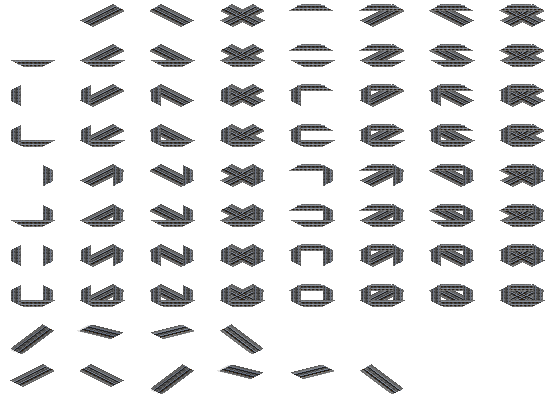
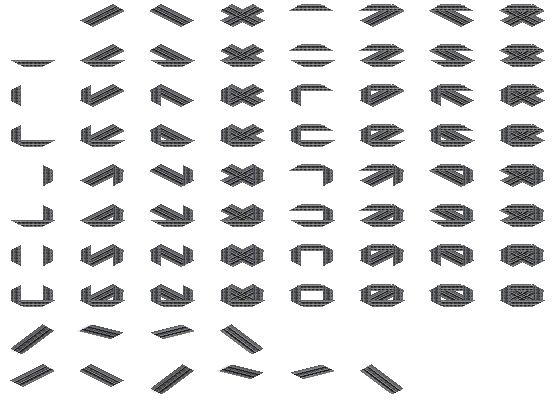
Comparing the layer stacks of the two (559, 400) images. Changes:
painted on "b_parts_1435_jp_slab_blst_row copy" (1st of 4, in "Rows") over [116, 286, 397, 287]
painted on "b_parts_1435_jp_slab_blst_row" (1st of 4, in "Rows") over [116, 246, 397, 247]
painted on "b_parts_1435_jp_slab_blst_row copy" (2nd of 4, in "Rows") over [116, 206, 397, 207]
painted on "b_parts_1435_jp_slab_blst_row" (2nd of 4, in "Rows") over [116, 166, 397, 167]
painted on "b_parts_1435_jp_slab_blst_row copy" (3rd of 4, in "Rows") over [116, 126, 397, 127]
painted on "b_parts_1435_jp_slab_blst_row" (3rd of 4, in "Rows") over [116, 86, 397, 87]
painted on "b_parts_1435_jp_slab_blst_row copy" (4th of 4, in "Rows") over [116, 46, 397, 47]
painted on "b_parts_1435_jp_slab_blst_row" (4th of 4, in "Rows") over [116, 6, 397, 7]
